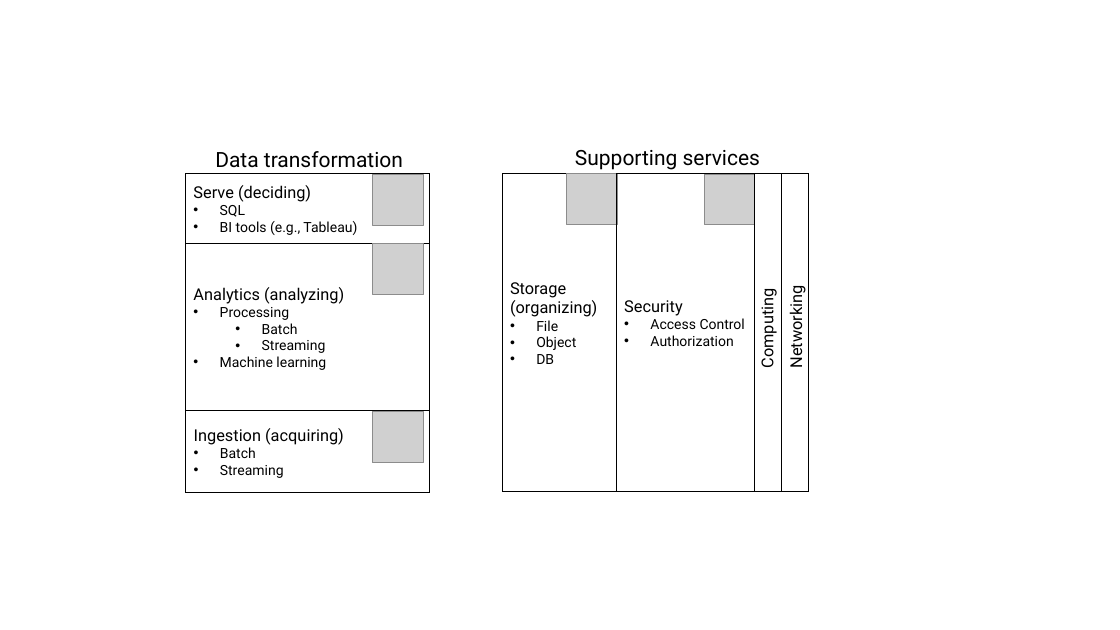
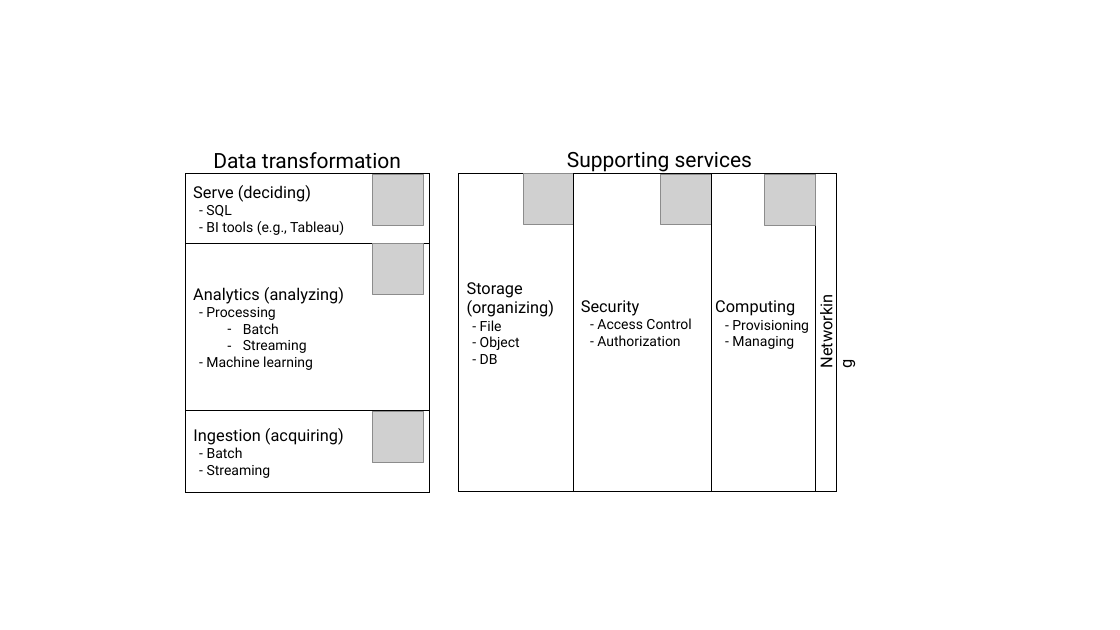
Before and after one commit to w4bo/teaching, a slide deck: slide 14 of imgsrc/figures.pptx (slide 6 before the commit). Drawn at 1120x630 pixels with LibreOffice and Linux fonts; fonts in the diff are those of the drawing; grey boxes stand for pictures. Boxes give left, top, right and bottom in pixels: in the first picture for what was removed or moved away, otherwise in the second. Text is boxed around its words. In the diff, an @@ line names an element or a change of style, - is before the commit and + after.

Commit message:
update slides

```diff
--- a/imgsrc/figures.pptx
+++ b/imgsrc/figures.pptx
@@ text "Data transformation" rewrapped from [215,151,403,168] to [213,152,401,174] @@
@@ text "Supporting services": place and size @@
-text "Supporting services" at [575,150,760,170]
+text "Supporting services" at [567,152,752,172]
@@ 2 pictures, 2 rectangles: place and size @@
-2 pictures, 2 rectangles at [502,174,755,492]
+2 pictures, 2 rectangles at [459,174,712,492]
@@ rectangle: place and size @@
-rectangle at [755,173,781,492]
+rectangle at [711,173,815,492]
@@ picture added at [765,175,816,225] @@
@@ rectangle: place and size @@
-rectangle at [782,173,809,492]
+rectangle at [816,173,837,492]
@@ text in rectangle at [206,205,344,235]: text changed @@
-• SQL
-• BI tools (e.g., Tableau)
+- SQL
+- BI tools (e.g., Tableau)
@@ text in rectangle at [467,282,554,364]: text changed @@
-Storage (organizing)
-• File
-• Object
-• DB
+Storage
+(organizing)
+- File
+- Object
+- DB
@@ text "Computing": place and size @@
-text "Computing" at [756,296,778,366]
+text "Computing" at [715,300,809,349]
@@ text "Computing" at [715,300,809,349]: rotation 270 to 0 degrees @@
@@ text "Networking" rewrapped from [785,293,807,366] to [816,286,836,369] @@
@@ text in rectangle at [206,307,275,320]: text changed @@
-• Processing
+- Processing
@@ text in rectangle at [243,323,307,353]: bullet • to - @@
@@ text in rectangle at [597,318,691,346]: text changed @@
-• Access Control
-• Authorization
+- Access Control
+- Authorization
@@ text at [732,320,809,349]: paragraphs added @@
+- Provisioning
+- Managing
@@ text in rectangle at [206,356,313,370]: text changed @@
-• Machine learning
+- Machine learning
@@ text in rectangle at [207,447,271,478]: text changed @@
-• Batch
-• Streaming
+- Batch
+- Streaming
```
Also in this commit, not shown: 8 slides added, 54 other files.
